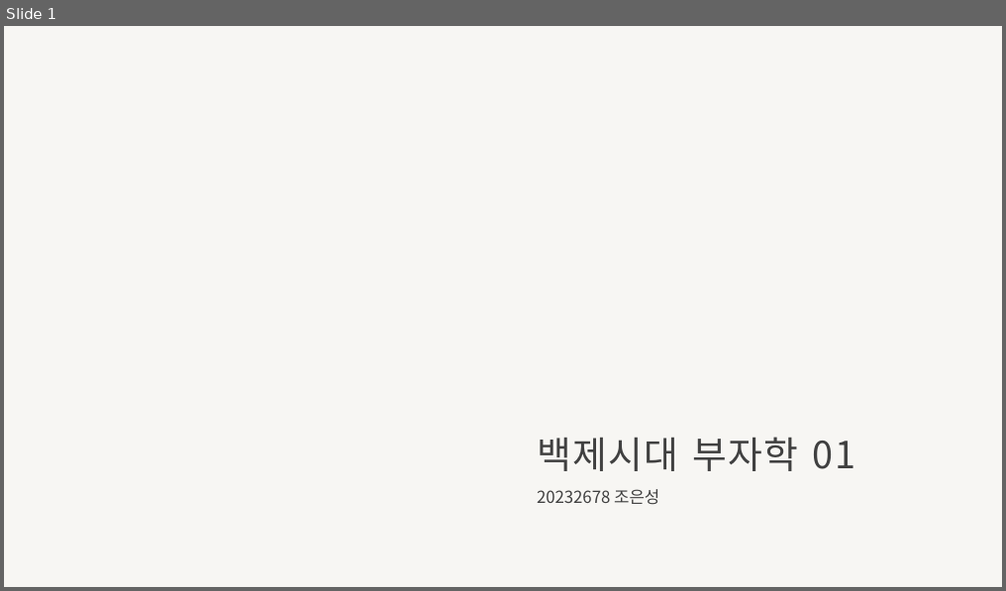
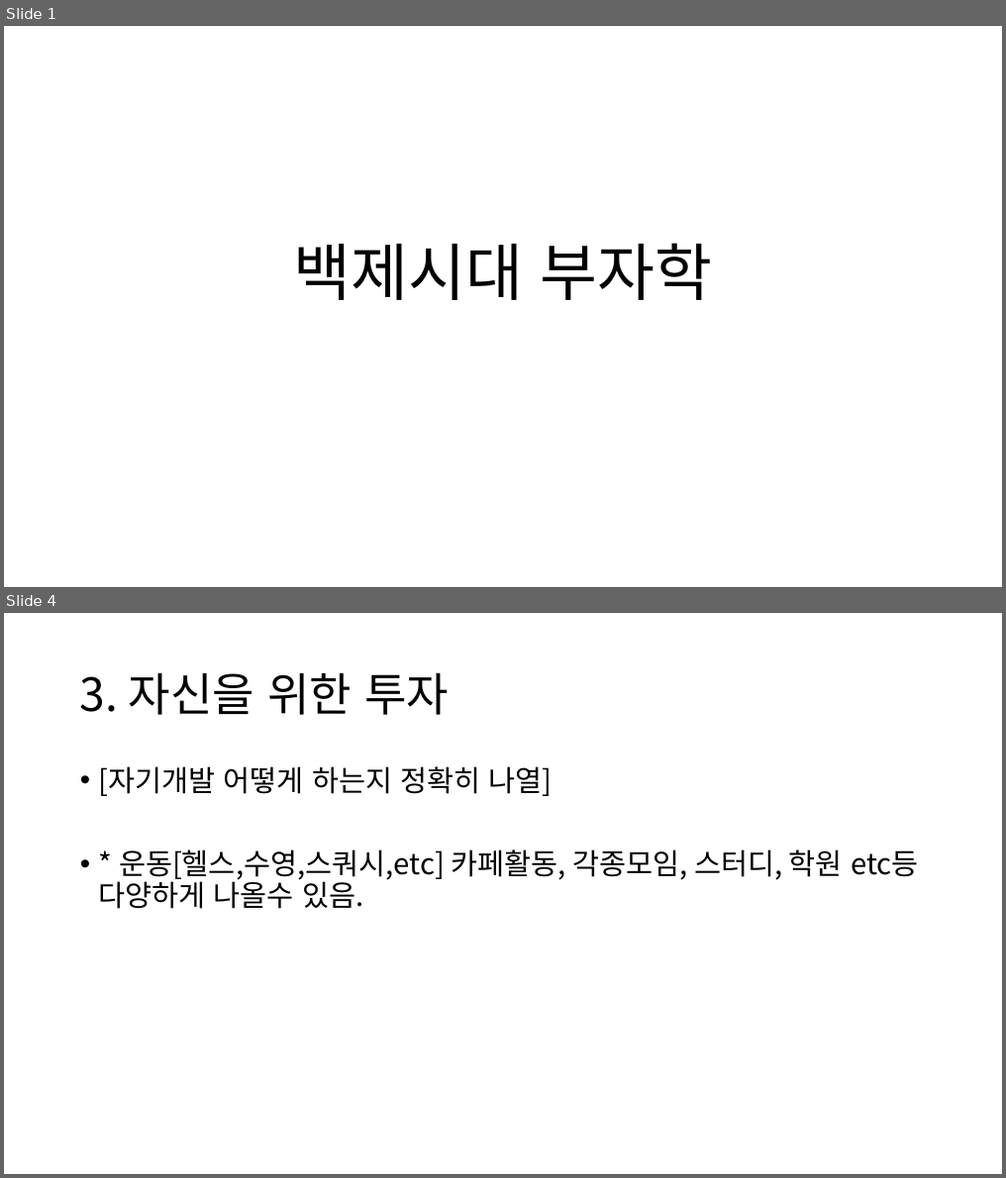
Before and after one commit to EunSeong-Jo/DMU, a slide deck: 1-freshman/2st-semester/백세시대부자학/백제시대부자학-조은성.pptx. Shown one above the other, each under a label of ours: slide 1 before the commit, slides 1 and 4 after it; the slides between them are not shown. The pictures are 1006x591 and 1006x1178 pixels, drawn with LibreOffice and Linux fonts; fonts in the diff are those of the drawing; background and template pictures are left out. Boxes give left, top, right and bottom in pixels: in the first picture for what was removed or moved away, otherwise in the second. Text is boxed around its words. In the diff, an @@ line names an element or a change of style, - is before the commit and + after.

```diff
--- a/1-freshman/2st-semester/백세시대부자학/백제시대부자학-조은성.pptx
+++ b/1-freshman/2st-semester/백세시대부자학/백제시대부자학-조은성.pptx
@@ slide 4 added at [4,613,1002,1174], background #FFFFFF @@
@@ title added at [80,672,449,715], 44 pt, text #000000 @@
+3. 자신을 위한 투자
@@ text added at [99,766,919,909], 28 pt, text #000000 @@
+• [자기개발 어떻게 하는지 정확히 나열]
+• * 운동[헬스,수영,스쿼시,etc] 카페활동, 각종모임, 스터디, 학원 etc등 다양하게 나올수 있음.
@@ slide 1 changed as well @@
@@ background #F7F6F3 to #FFFFFF @@
@@ title at [293,243,713,300]: text changed; size 36 to 60 pt; text colour #404040 to #000000 @@
-백제시대 부자학 01
+백제시대 부자학
@@ subtitle removed at [537,489,659,505] @@
-20232678 조은성
```
Also in this commit, not shown: 5 other slides added, 21 slides removed, 8 other files.
